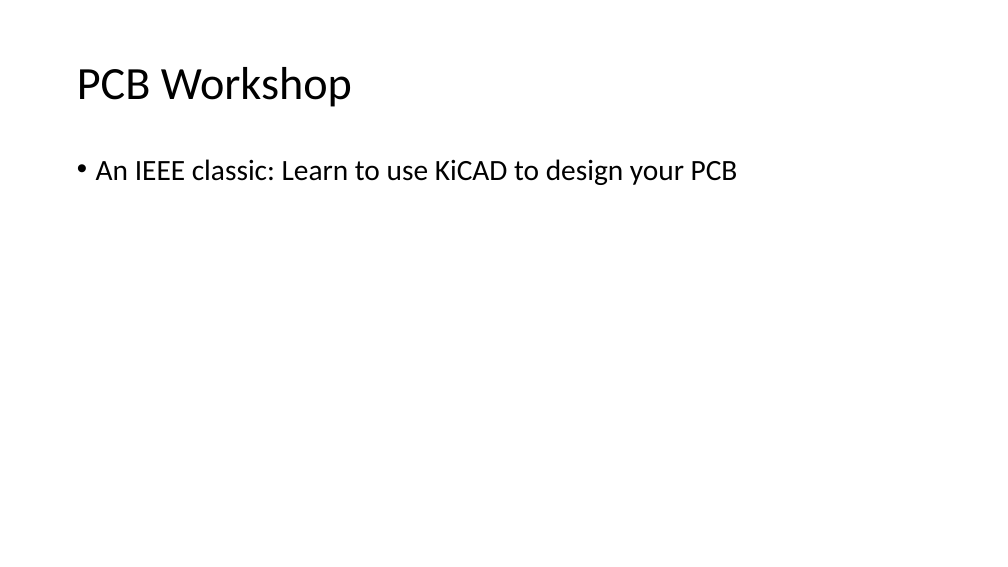
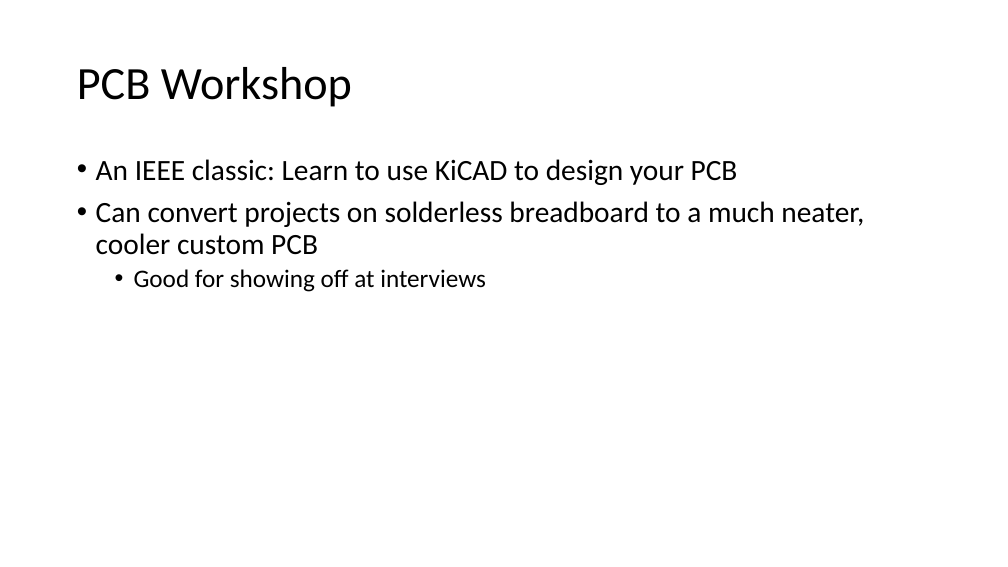
Before and after one commit to ieee-uci/IEEE_Python_Workshop, a slide deck: slide 10 of IEEE Python Workshop.pptx (slide 9 before the commit). Drawn at 1008x567 pixels with LibreOffice and Linux fonts; fonts in the diff are those of the drawing. Boxes give left, top, right and bottom in pixels: in the first picture for what was removed or moved away, otherwise in the second. Text is boxed around its words. In the diff, an @@ line names an element or a change of style, - is before the commit and + after.

```diff
--- a/IEEE Python Workshop.pptx
+++ b/IEEE Python Workshop.pptx
@@ text at <box>96,201,864,292</box>: paragraphs added @@
+• Can convert projects on solderless breadboard to a much neater, cooler custom PCB
+  • Good for showing off at interviews
```
Also in this commit, not shown: 3 other slides changed, 1 slide added.
